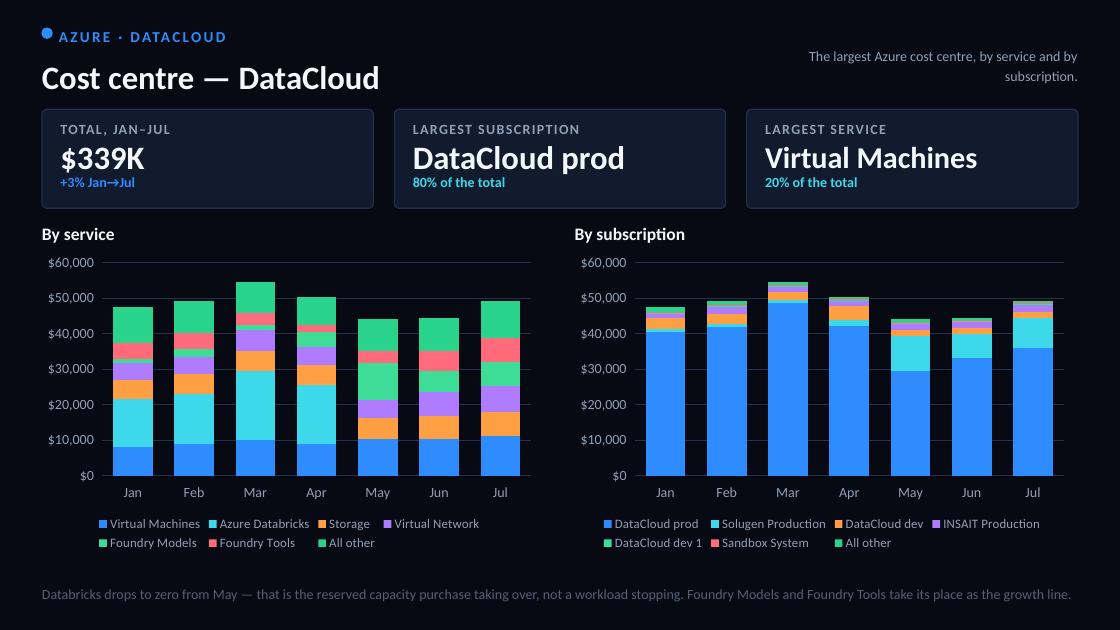
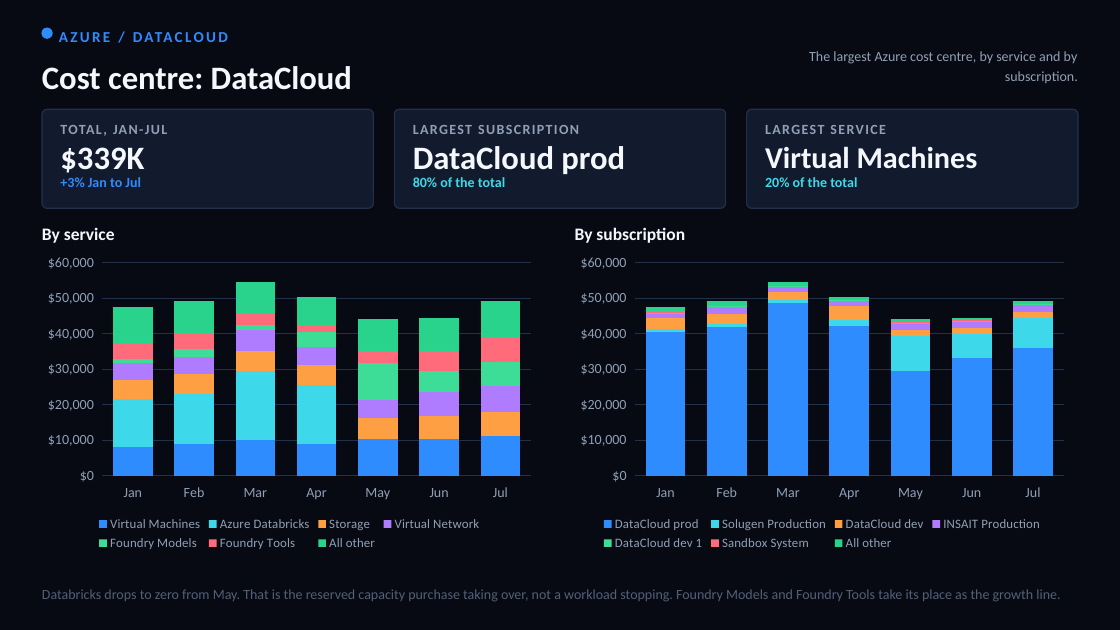
Before and after one commit to arielga5-code/Finops, a slide deck: slide 35 of deck/Harel_Cloud_Cost_CIO_Final.pptx (slide 36 before the commit). Drawn at 1120x630 pixels with LibreOffice and Linux fonts; fonts in the diff are those of the drawing. Boxes give left, top, right and bottom in pixels: in the first picture for what was removed or moved away, otherwise in the second. Text is boxed around its words. In the diff, an @@ line names an element or a change of style, - is before the commit and + after.

```diff
--- a/deck/Harel_Cloud_Cost_CIO_Final.pptx
+++ b/deck/Harel_Cloud_Cost_CIO_Final.pptx
@@ text at <box>59,25,731,47</box>: text changed @@
-AZURE · DATACLOUD
+AZURE / DATACLOUD
@@ text at <box>42,66,352,90</box>: text changed @@
-Cost centre — DataCloud
+Cost centre: DataCloud
@@ text at <box>129,125,168,134</box>: text changed @@
-TOTAL, JAN–JUL
+TOTAL, JAN-JUL
@@ text at <box>60,177,141,187</box>: text changed @@
-+3% Jan→Jul
++3% Jan to Jul
@@ text at <box>42,589,1060,601</box>: text changed @@
-Databricks drops to zero from May — that is the reserved capacity purchase taking over, not a workload stopping. Foundry Models and Foundry Tools take its place as the growth line.
+Databricks drops to zero from May. That is the reserved capacity purchase taking over, not a workload stopping. Foundry Models and Foundry Tools take its place as the growth line.
```
Also in this commit, not shown: 32 other slides changed, 1 slide removed, 6 other files.
